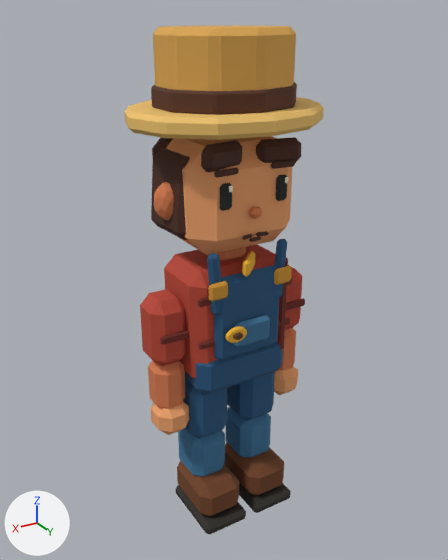
What one commit did to the glTF model apps/garden/public/assets/models/FarmerAvatar.glb.
The view is the same before and after, from a 50 mm camera at (1.32, 2.19, 2.26) aimed at (-0.01, -0.02, 1.16). Every picture has the same lights, and +X, +Y and +Z are marked at lower left. The older version comes first. Where no turn or scale is listed for an object, it has been applied to the vertices.

The first picture shows 'FarmerAvatar_Boot_L', 'FarmerAvatar_Boot_R', 'FarmerAvatar_HairSide_R', 'FarmerAvatar_HatBand', 'FarmerAvatar_HatBrim', 'FarmerAvatar_HatCrown', 'FarmerAvatar_Head', 'FarmerAvatar_OverallBib', 'FarmerAvatar_OverallLeg_R', 'FarmerAvatar_OverallWaist', 'FarmerAvatar_ShirtPlaid_Vertical', 'FarmerAvatar_SleeveStripe_L', 'FarmerAvatar_SleeveStripe_R', 'FarmerAvatar_Strap_L', 'FarmerAvatar_Strap_R', 'FarmerAvatar_Torso', 'FarmerAvatar_UpperArm_R' and 30 more.
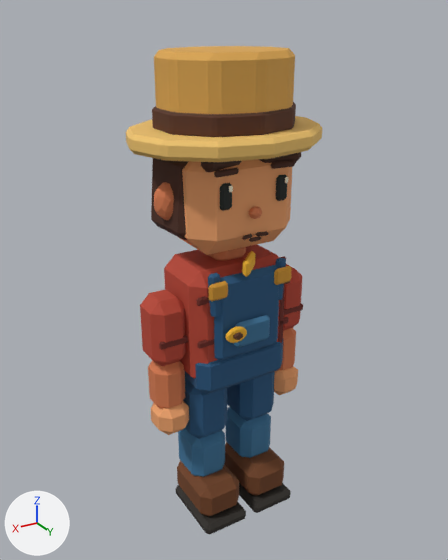
Commit message: fix(game): align farmer avatar model

What differs and where, as boxes (x1, y1, x2, y2) in the pictures (448 x 560 px):
'FarmerAvatar_HatCrown', moved: before (153, 26, 296, 91); after (154, 46, 295, 114)
'FarmerAvatar_HatBrim', moved: before (124, 97, 324, 140); after (126, 116, 322, 162)
'FarmerAvatar_HatBand', moved: before (151, 82, 297, 115); after (152, 102, 296, 137)
'FarmerAvatar_Strap_R', moved: before (207, 253, 221, 315); after (208, 273, 221, 317)
'FarmerAvatar_ShirtPlaid_Vertical', moved: before (278, 257, 288, 349); after (278, 256, 286, 343)
'FarmerAvatar_Strap_L', moved: before (275, 239, 287, 298); after (275, 258, 286, 300)
'FarmerAvatar_SleeveStripe_R', moved: before (160, 330, 189, 345); after (159, 335, 188, 350)
'FarmerAvatar_SleeveStripe_L', moved: before (286, 298, 305, 310); after (284, 303, 303, 315)
'FarmerAvatar_HairFringe_R', unchanged, covered by the edit: before (201, 140, 242, 172); after (201, 161, 242, 172)

The change, as a list of edits to the scene's bpy script:
```text
Change ob_farmeravatar_sleevestripe_l:
    ob_farmeravatar_sleevestripe_l.location: (-0.31, 0.101, 1.01) -> (-0.31, 0.088, 0.98)
Change ob_farmeravatar_sleevestripe_r:
    ob_farmeravatar_sleevestripe_r.location: (0.31, 0.101, 1.01) -> (0.31, 0.088, 0.98)
Change ob_farmeravatar_shirtplaid_vertical:
    ob_farmeravatar_shirtplaid_vertical.location: (-0.19, 0.178, 1.07) -> (-0.19, 0.164, 1.07)
Change ob_farmeravatar_strap_l:
    ob_farmeravatar_strap_l.location: (-0.16, 0.184, 1.25) -> (-0.16, 0.184, 1.202)
Change ob_farmeravatar_strap_r:
    ob_farmeravatar_strap_r.location: (0.16, 0.184, 1.25) -> (0.16, 0.184, 1.202)
Change ob_farmeravatar_hatband:
    ob_farmeravatar_hatband.location: (0.0, 0.0, 1.965) -> (0.0, 0.0, 1.885)
Change ob_farmeravatar_hatbrim:
    ob_farmeravatar_hatbrim.location: (0.0, 0.0, 1.89) -> (0.0, 0.0, 1.81)
Change ob_farmeravatar_hatcrown:
    ob_farmeravatar_hatcrown.location: (0.0, 0.0, 2.06) -> (0.0, 0.0, 1.98)
```
